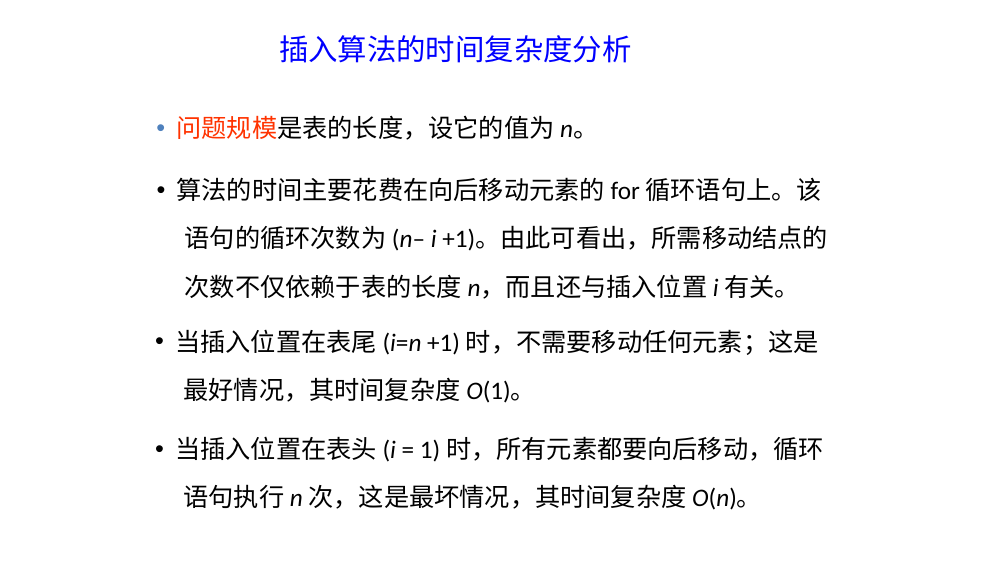
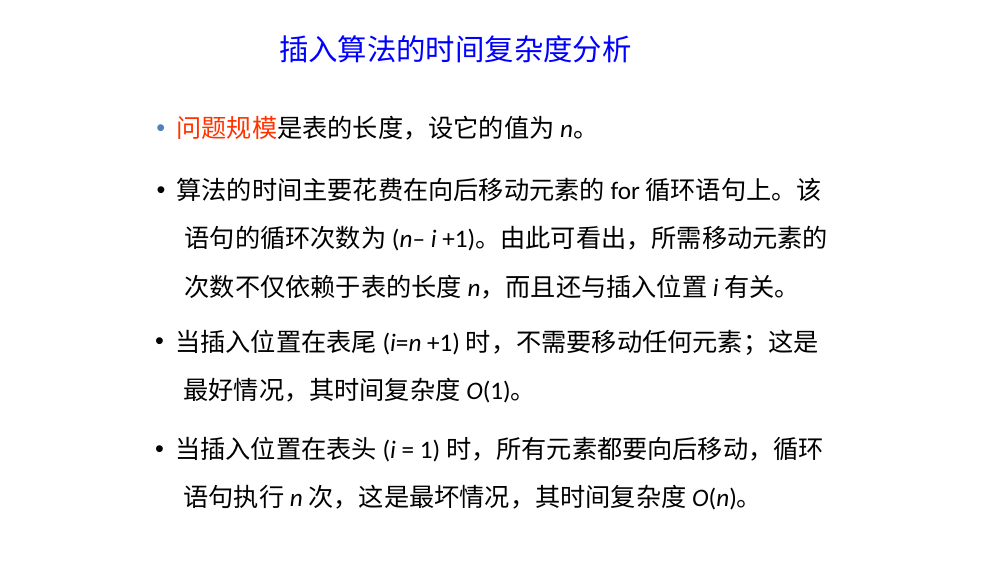
Before and after one commit to Gempittance/Data_Structur_Build, a slide deck: slide 31 of 数据结构PPT/ds2.pptx. Drawn at 1008x567 pixels with LibreOffice and Linux fonts; fonts in the diff are those of the drawing. Boxes give left, top, right and bottom in pixels: in the first picture for what was removed or moved away, otherwise in the second. Text is boxed around its words. In the diff, an @@ line names an element or a change of style, - is before the commit and + after.

```diff
--- a/数据结构PPT/ds2.pptx
+++ b/数据结构PPT/ds2.pptx
@@ text at [185, 225, 828, 251]: text changed @@
-语句的循环次数为 (n– i +1)。由此可看出，所需移动结点的
+语句的循环次数为 (n– i +1)。由此可看出，所需移动元素的
```
Also in this commit, not shown: 5 other slides changed.
